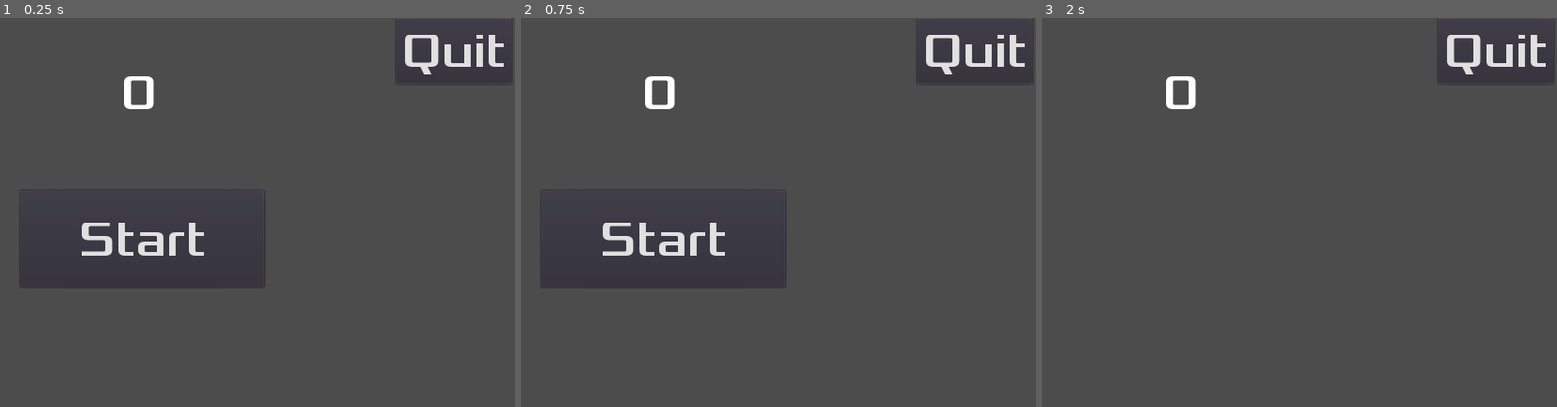
Above: before the commit, frames 1-3 (left to right).
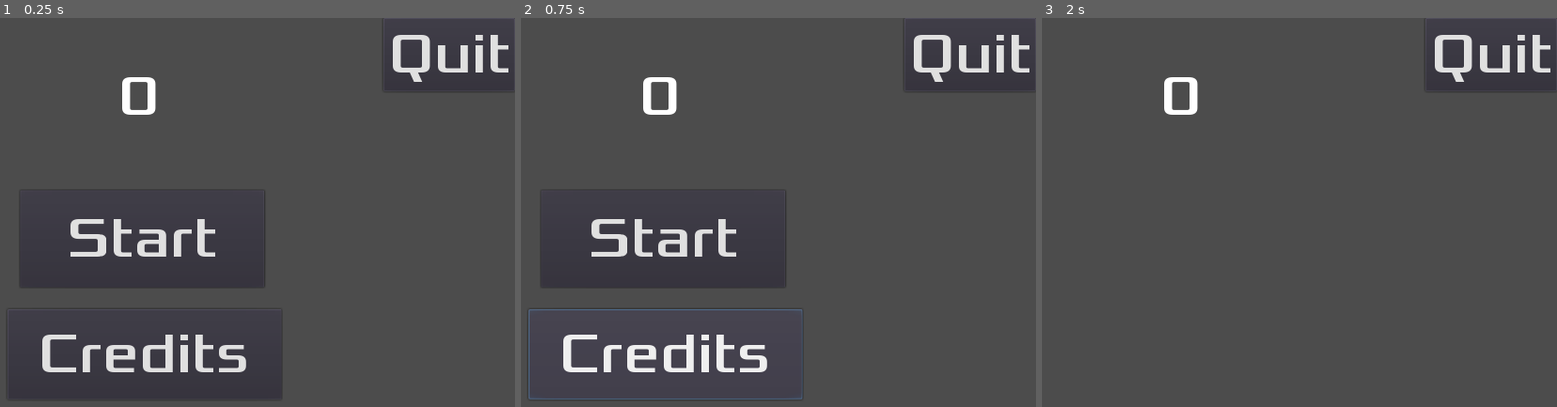
Above: after the commit, the same moments.

Repository: sialiss/GMTK-gamejam2022
Game: Godot game, scene res://scenes/HUD.tscn
Same seed, same stepped clock (60 frames per second), same inputs: the game is played once before the commit and once after it. This scene is started directly instead of the project's main scene.
Inputs (mouse positions are in pixels of both pictures, inside the frame that each line leads up to):
- Up to frame 1 (0.25 s): no input
- Up to frame 2 (0.75 s): click (665, 352) at 0.5 s, where only the run after the commit has a clickable "Credits"
- Up to frame 3 (2 s): click "Start" at 1.25 s

The runs differ from the first frame. In frame 1, 4.2% of the frame differs, in the area x 4-100%, y 0-98%; in frame 2, 4.4%, in the area x 1-100%, y 0-99%; in frame 3, 1.4%.

Commit message:
Add credits scene, change music

Diff:
--- a/scenes/HUD.gd
+++ b/scenes/HUD.gd
@@ -32,6 +32,8 @@
 
 func _on_StartButton_pressed():
     $StartButton.hide()
+    $Credits.hide()
+    $Gameochka.hide()
     emit_signal("start_game")
 
 func _on_MessageTimer_timeout():
@@ -39,3 +41,7 @@
 
 func _on_ExitButton_pressed():
 	emit_signal("close_game")
+
+
+func _on_Credits_pressed():
+	pass # Replace with function body.
--- a/scenes/HUD.tscn
+++ b/scenes/HUD.tscn
@@ -1,10 +1,14 @@
-[gd_scene load_steps=4 format=2]
+[gd_scene load_steps=5 format=2]
 
 [ext_resource path="res://assets/fonts/Xolonium-Regular.ttf" type="DynamicFontData" id=1]
 [ext_resource path="res://scenes/HUD.gd" type="Script" id=2]
 
 [sub_resource type="DynamicFont" id=1]
-size = 64
+size = 72
+font_data = ExtResource( 1 )
+
+[sub_resource type="DynamicFont" id=2]
+size = 72
 font_data = ExtResource( 1 )
 
 [node name="HUD" type="CanvasLayer"]
@@ -46,12 +50,33 @@
 [node name="CloseButton" type="Button" parent="."]
 anchor_left = 1.0
 anchor_right = 1.0
-margin_left = -152.0
-margin_right = -4.0
-margin_bottom = 84.0
+margin_left = -168.0
+margin_right = -2.0
+margin_bottom = 93.0
 custom_fonts/font = SubResource( 1 )
 text = "Quit"
+
+[node name="Credits" type="Button" parent="."]
+anchor_left = 0.5
+anchor_top = 1.0
+anchor_right = 0.5
+anchor_bottom = 1.0
+margin_left = -168.0
+margin_top = -168.0
+margin_right = 182.0
+margin_bottom = -53.0
+custom_fonts/font = SubResource( 1 )
+text = "Credits"
+
+[node name="Gameochka" type="RichTextLabel" parent="."]
+margin_left = 1576.0
+margin_top = 984.0
+margin_right = 1920.0
+margin_bottom = 1080.0
+custom_fonts/normal_font = SubResource( 2 )
+text = "Igrochka"
 
 [connection signal="pressed" from="StartButton" to="." method="_on_StartButton_pressed"]
 [connection signal="timeout" from="MessageTimer" to="." method="_on_MessageTimer_timeout"]
 [connection signal="pressed" from="CloseButton" to="." method="_on_ExitButton_pressed"]
+[connection signal="pressed" from="Credits" to="." method="_on_Credits_pressed"]
--- a/scenes/Main.gd
+++ b/scenes/Main.gd
@@ -6,6 +6,8 @@
 
 func _ready():
 	$HUD/StartButton.hide()
+	$HUD/Credits.hide()
+	$HUD/Gameochka.hide()
 	new_game()
 
 # Called when the node enters the scene tree for the first time.
--- a/scenes/Main.tscn
+++ b/scenes/Main.tscn
@@ -3,9 +3,10 @@
 [ext_resource path="res://scenes/Player/Player.tscn" type="PackedScene" id=1]
 [ext_resource path="res://assets/20201125__Ei8FXCL2jB.png" type="Texture" id=2]
 [ext_resource path="res://scenes/Main.gd" type="Script" id=3]
-[ext_resource path="res://sounds/worstmusiceverBUTFAST.mp3" type="AudioStream" id=4]
-[ext_resource path="res://scenes/Enemy/Hat/EnemyHat.tscn" type="PackedScene" id=5]
+[ext_resource path="res://sounds/fixed.mp3" type="AudioStream" id=4]
+[ext_resource path="res://scenes/Enemy/Enemy.tscn" type="PackedScene" id=5]
 [ext_resource path="res://scenes/HUD.tscn" type="PackedScene" id=6]
+[ext_resource path="res://scenes/Enemy/Hat/EnemyHat.tscn" type="PackedScene" id=7]
 
 [sub_resource type="Curve2D" id=1]
 _data = {
@@ -49,10 +50,12 @@
 wait_time = 2.0
 one_shot = true
 
+[node name="HUD" parent="." instance=ExtResource( 6 )]
+
 [node name="Music" type="AudioStreamPlayer" parent="."]
 stream = ExtResource( 4 )
 
-[node name="HUD" parent="." instance=ExtResource( 6 )]
+[node name="MenuMusic" type="AudioStreamPlayer" parent="."]
 
 [connection signal="hit" from="YSort/Player" to="." method="_on_Player_hit"]
 [connection signal="timeout" from="MobTimer" to="." method="_on_MobTimer_timeout"]
